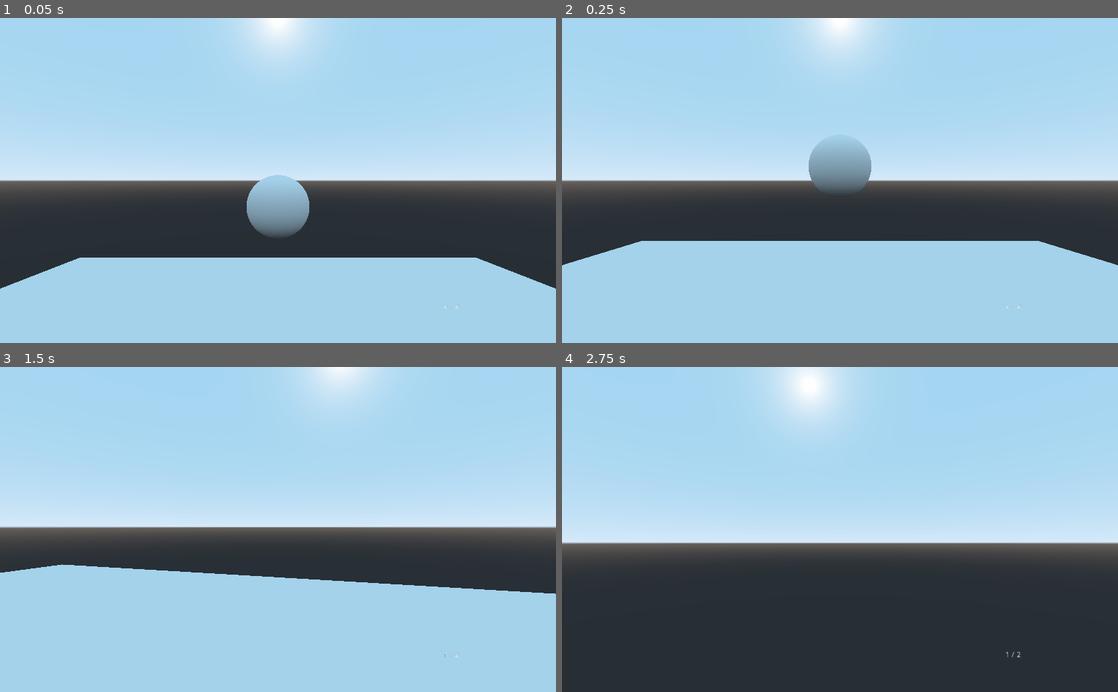
Above: before the commit, frames 1-4 (two rows, left to right).
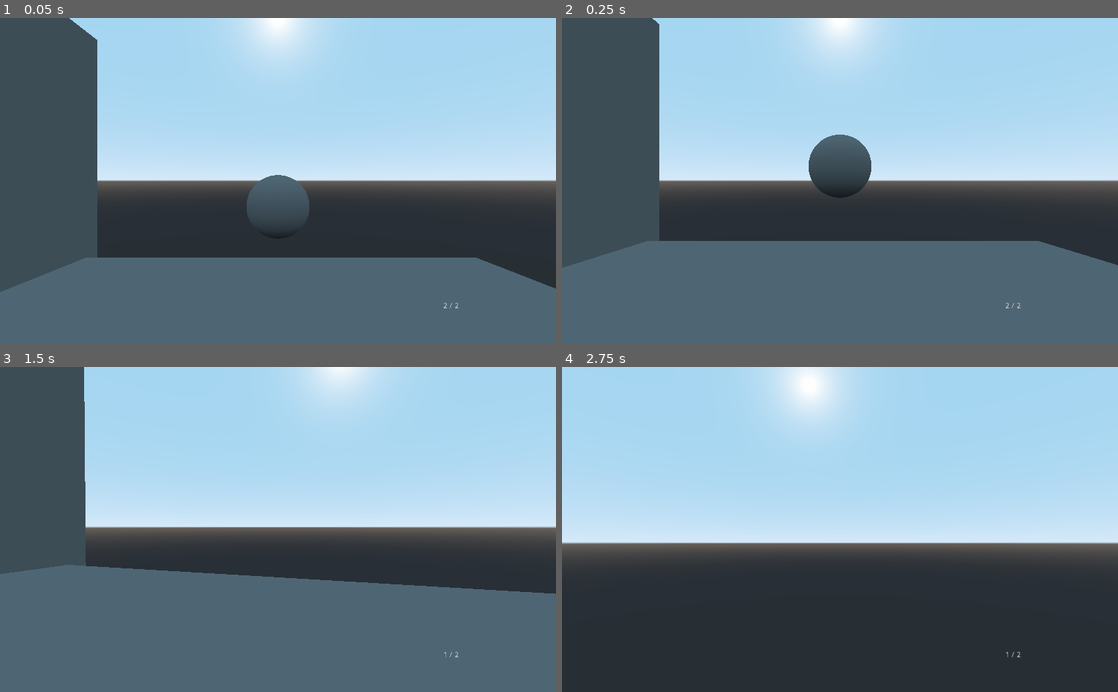
Above: after the commit, the same moments.

Repository: codewithtom/godot-fps
Game: Godot game, scene res://Scenes/World.tscn
Same seed, same stepped clock (60 frames per second), same inputs: the game is played once before the commit and once after it.
Inputs (mouse positions are in pixels of both pictures, inside the frame that each line leads up to):
- Up to frame 1 (0.05 s): no input
- Up to frame 2 (0.25 s): no input
- Up to frame 3 (1.5 s): move the mouse to (305, 529) at 0.52 s; hold W (move_forward) from 0.53 s (still down); tap E (Interact, bound only after the commit) at 0.6 s; tap Space (jump) at 0.77 s; move the mouse to (250, 529) at 1.27 s; click (250, 529) at 1.35 s
- Up to frame 4 (2.75 s): keep holding W (move_forward); tap Space (jump) at 1.52 s; tap E (Interact, bound only after the commit) at 1.55, 2.1 s; move the mouse to (851, 523) at 2.02 s

The runs differ from the first frame. In frame 1, 39% of the frame differs, in the area x 0-100%, y 0-100%; in frame 2, 44%; in frame 3, 44%; in frame 4, nothing differs.

Commit message:
Lesson 3

Diff:
--- /dev/null
+++ b/Interactable/Interactable.gd
@@ -0,0 +1,9 @@
+extends Node
+
+class_name Interactable
+
+func get_interaction_text():
+	return "Interact"
+
+func interact():
+	print("Interacted with %s" % name)
--- /dev/null
+++ b/Interactable/InteractableLightSwitch.gd
@@ -0,0 +1,22 @@
+extends Interactable
+
+export var light : NodePath
+export var on_by_default = true
+export var energy_when_on = 1
+export var energy_when_off = 0
+
+onready var light_node = get_node(light)
+onready var on = on_by_default
+
+func _ready():
+	set_light_energy()
+
+func get_interaction_text():
+	return "Switch Light Off" if on else "Switch Light On"
+
+func interact():
+	on = !on
+	set_light_energy()
+
+func set_light_energy():
+	light_node.set_param(Light.PARAM_ENERGY, energy_when_on if on else energy_when_off)
--- /dev/null
+++ b/Player/Interaction.gd
@@ -0,0 +1,32 @@
+extends RayCast
+
+var current_collider
+
+onready var interaction_label = get_node("/root/World/UI/InteractionLabel")
+
+func _ready():
+	set_interaction_text("")
+
+func _process(delta):
+	var collider = get_collider()
+
+	if is_colliding() and collider is Interactable:
+		if current_collider != collider:
+			set_interaction_text(collider.get_interaction_text())
+			current_collider = collider
+
+		if Input.is_action_just_pressed("Interact"):
+			collider.interact()
+			set_interaction_text(collider.get_interaction_text())
+	elif current_collider:
+		current_collider = null
+		set_interaction_text("")
+
+func set_interaction_text(text):
+	if !text:
+		interaction_label.set_text("")
+		interaction_label.set_visible(false)
+	else:
+		var interact_key = OS.get_scancode_string(InputMap.get_action_list("Interact")[0].scancode)
+		interaction_label.set_text("Press %s to %s" % [interact_key, text])
+		interaction_label.set_visible(true)
--- a/Player/Player.tscn
+++ b/Player/Player.tscn
@@ -1,7 +1,8 @@
-[gd_scene load_steps=5 format=2]
+[gd_scene load_steps=6 format=2]
 
 [ext_resource path="res://Player/Player.gd" type="Script" id=1]
-[ext_resource path="res://Player/Shotgun.gd" type="Script" id=2]
+[ext_resource path="res://Player/Interaction.gd" type="Script" id=2]
+[ext_resource path="res://Player/Shotgun.gd" type="Script" id=3]
 
 [sub_resource type="CapsuleShape" id=1]
 radius = 0.75
@@ -23,6 +24,12 @@
 enabled = true
 cast_to = Vector3( 0, 0, -100 )
 
+[node name="InteractionRayCast" type="RayCast" parent="Head/Camera"]
+enabled = true
+cast_to = Vector3( 0, 0, -2 )
+collision_mask = 2
+script = ExtResource( 2 )
+
 [node name="CollisionShape" type="CollisionShape" parent="."]
 transform = Transform( 1, 0, 0, 0, -4.37114e-008, -1, 0, 1, -4.37114e-008, 0, 0, 0 )
 shape = SubResource( 1 )
--- a/Scenes/World.tscn
+++ b/Scenes/World.tscn
@@ -1,11 +1,16 @@
-[gd_scene load_steps=6 format=2]
+[gd_scene load_steps=9 format=2]
 
 [ext_resource path="res://Player/Player.tscn" type="PackedScene" id=1]
+[ext_resource path="res://Interactable/InteractableLightSwitch.gd" type="Script" id=2]
+[ext_resource path="res://default_env.tres" type="Environment" id=3]
 
 [sub_resource type="CubeMesh" id=1]
 
 [sub_resource type="ConvexPolygonShape" id=2]
 points = PoolVector3Array( -1, 1, 1, 1, 1, -1, 1, 1, 1, -1, 1, -1, -1, -1, 1, 1, -1, -1, 1, -1, 1, -1, -1, -1, 1, 1, 1, -1, 1, -1, 1, 1, -1, -1, 1, 1, 1, -1, 1, -1, -1, -1, 1, -1, -1, -1, -1, 1, 1, 1, 1, -1, -1, 1, -1, 1, 1, 1, -1, 1, 1, 1, -1, -1, -1, -1, -1, 1, -1, 1, -1, -1 )
+
+[sub_resource type="SpatialMaterial" id=5]
+albedo_color = Color( 1, 0, 0, 1 )
 
 [sub_resource type="SphereMesh" id=3]
 
@@ -24,6 +29,31 @@
 [node name="StaticBody" type="StaticBody" parent="Ground"]
 
 [node name="CollisionShape" type="CollisionShape" parent="Ground/StaticBody"]
+shape = SubResource( 2 )
+
+[node name="Ground2" type="MeshInstance" parent="."]
+editor/display_folded = true
+transform = Transform( -6.58897e-007, -1, 0, 15.0738, -4.37114e-008, 0, 0, 0, 17.739, -15.6032, -2.89168, -1.06363 )
+mesh = SubResource( 1 )
+material/0 = null
+
+[node name="StaticBody" type="StaticBody" parent="Ground2"]
+
+[node name="CollisionShape" type="CollisionShape" parent="Ground2/StaticBody"]
+shape = SubResource( 2 )
+
+[node name="LightSwitch" type="MeshInstance" parent="."]
+transform = Transform( -4.37114e-008, -1, 0, 1, -4.37114e-008, 0, 0, 0, 1, -14.3077, -1.5865, -1.06363 )
+mesh = SubResource( 1 )
+material/0 = SubResource( 5 )
+
+[node name="StaticBody" type="StaticBody" parent="LightSwitch"]
+collision_layer = 2
+script = ExtResource( 2 )
+light = NodePath("../../SpotLight")
+on_by_default = false
+
+[node name="CollisionShape" type="CollisionShape" parent="LightSwitch/StaticBody"]
 shape = SubResource( 2 )
 
 [node name="Enemy" type="StaticBody" parent="." groups=[
@@ -78,3 +108,19 @@
 margin_top = -75.0
 text = "Ammo
 2/2"
+
+[node name="InteractionLabel" type="Label" parent="UI"]
+anchor_top = 1.0
+anchor_right = 1.0
+anchor_bottom = 1.0
+margin_top = -31.0
+text = "Press E to interact"
+align = 1
+valign = 1
+
+[node name="SpotLight" type="SpotLight" parent="."]
+transform = Transform( 0.112146, 0.0830361, 0.990216, -0.993646, -0.000157445, 0.112548, 0.00950142, -0.996547, 0.0824909, -12.1686, -1.61931, -1.22583 )
+spot_angle = 67.5
+
+[node name="WorldEnvironment" type="WorldEnvironment" parent="."]
+environment = ExtResource( 3 )
--- a/default_env.tres
+++ b/default_env.tres
@@ -5,3 +5,4 @@
 [resource]
 background_mode = 2
 background_sky = SubResource( 1 )
+ambient_light_energy = 0.2
--- a/project.godot
+++ b/project.godot
@@ -10,11 +10,17 @@
 
 _global_script_classes=[ {
 "base": "Node",
+"class": "Interactable",
+"language": "GDScript",
+"path": "res://Interactable/Interactable.gd"
+}, {
+"base": "Node",
 "class": "Weapon",
 "language": "GDScript",
 "path": "res://Player/Weapon.gd"
 } ]
 _global_script_class_icons={
+"Interactable": "",
 "Weapon": ""
 }
 
@@ -61,6 +67,11 @@
 "events": [ Object(InputEventKey,"resource_local_to_scene":false,"resource_name":"","device":0,"alt":false,"shift":false,"control":false,"meta":false,"command":false,"pressed":false,"scancode":82,"unicode":0,"echo":false,"script":null)
  ]
 }
+Interact={
+"deadzone": 0.5,
+"events": [ Object(InputEventKey,"resource_local_to_scene":false,"resource_name":"","device":0,"alt":false,"shift":false,"control":false,"meta":false,"command":false,"pressed":false,"scancode":69,"unicode":0,"echo":false,"script":null)
+ ]
+}
 
 [rendering]
 
Not shown: 1 places in Player/Player.tscn that only renumber resources
